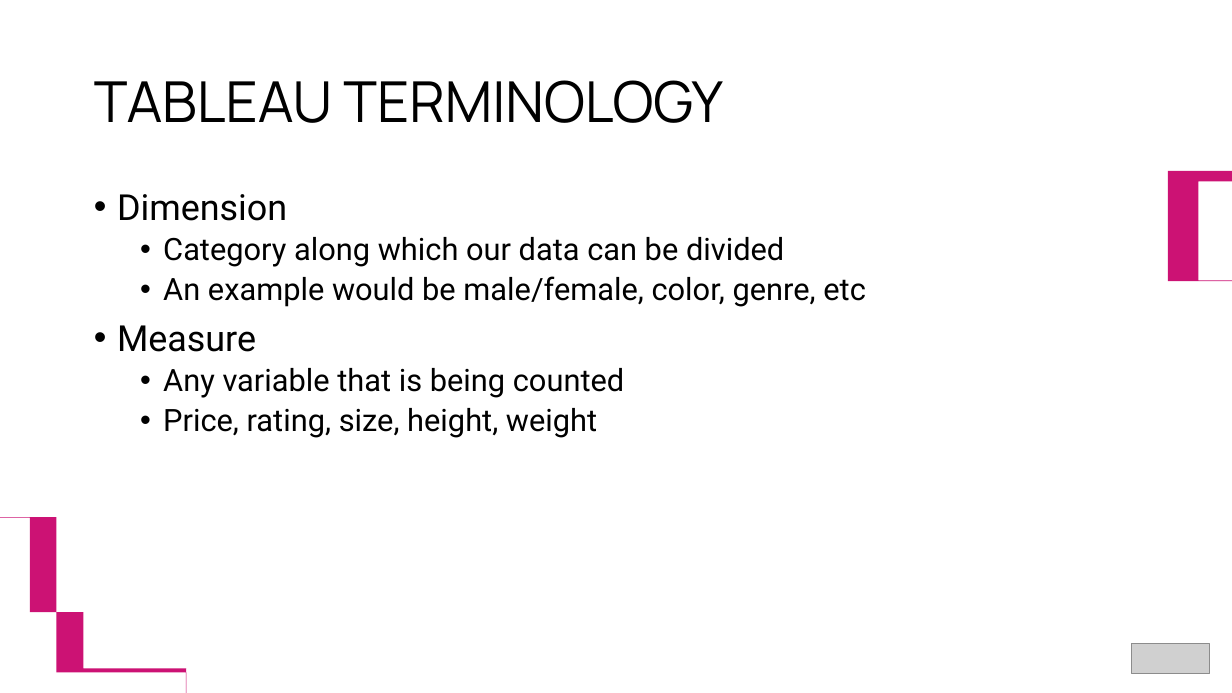
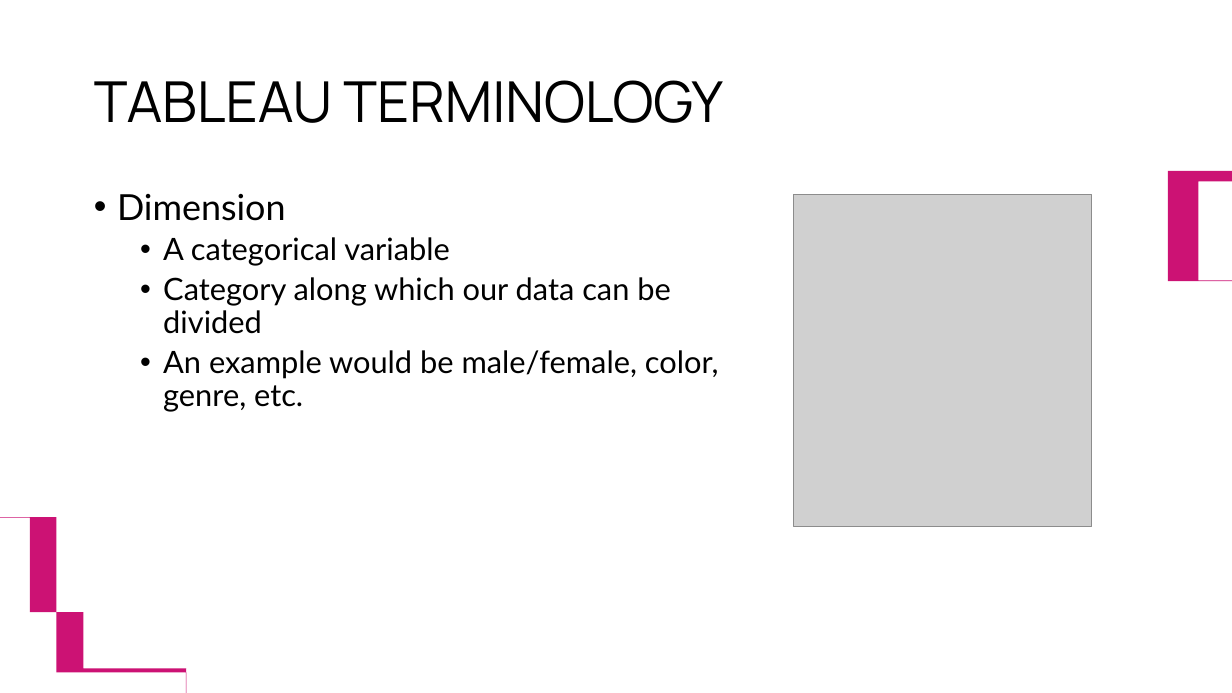
Before and after one commit to Shuvo-saha/Visual-Analytics-with-Tableau, a slide deck: slide 8 of Visual Analytics with Tableau.pptx. Drawn at 1232x693 pixels with LibreOffice and Linux fonts; fonts in the diff are those of the drawing; grey boxes stand for pictures. Boxes give left, top, right and bottom in pixels: in the first picture for what was removed or moved away, otherwise in the second. Text is boxed around its words. In the diff, an @@ line names an element or a change of style, - is before the commit and + after.

Commit message:
Updated slides
Made it more visual, added photos and removed the logo. General structure remains the same

```diff
--- a/Visual Analytics with Tableau.pptx
+++ b/Visual Analytics with Tableau.pptx
@@ text at box(117, 194, 671, 334): font Roboto to Lato in "Dimension", "Category along which our data can be ..." @@
@@ picture added at box(794, 194, 1092, 527) @@
@@ text at box(163, 237, 450, 266): paragraph added @@
+  • A categorical variable
@@ text at box(163, 350, 719, 412): text changed; font Roboto to Lato @@
-  • An example would be male/female, color, genre, etc
-• Measure
-  • Any variable that is being counted
-  • Price, rating, size, height, weight
+  • An example would be male/female, color, genre, etc.
@@ picture removed at box(1132, 644, 1211, 674) @@
```
Also in this commit, not shown: 17 other slides changed, 2 slides added.
